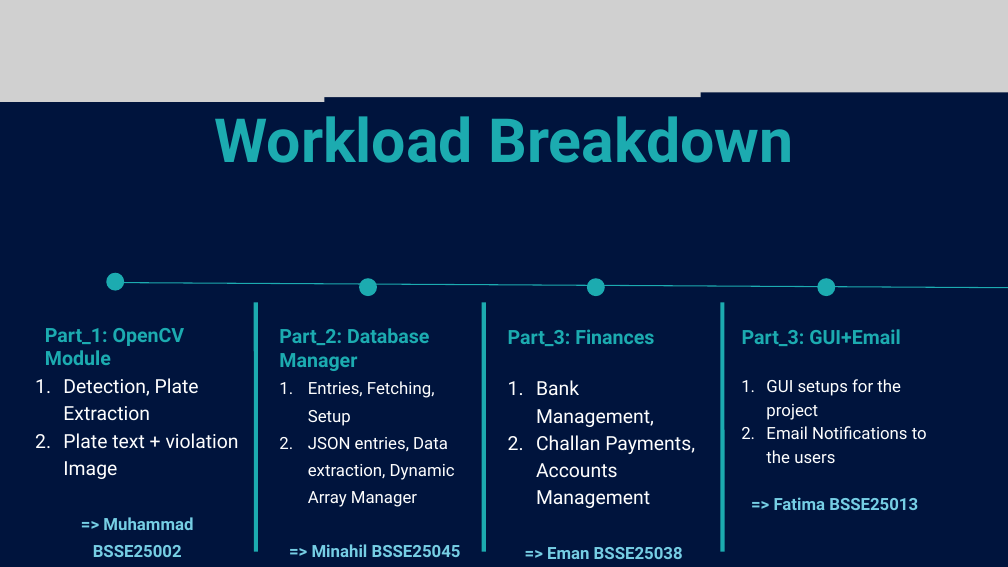
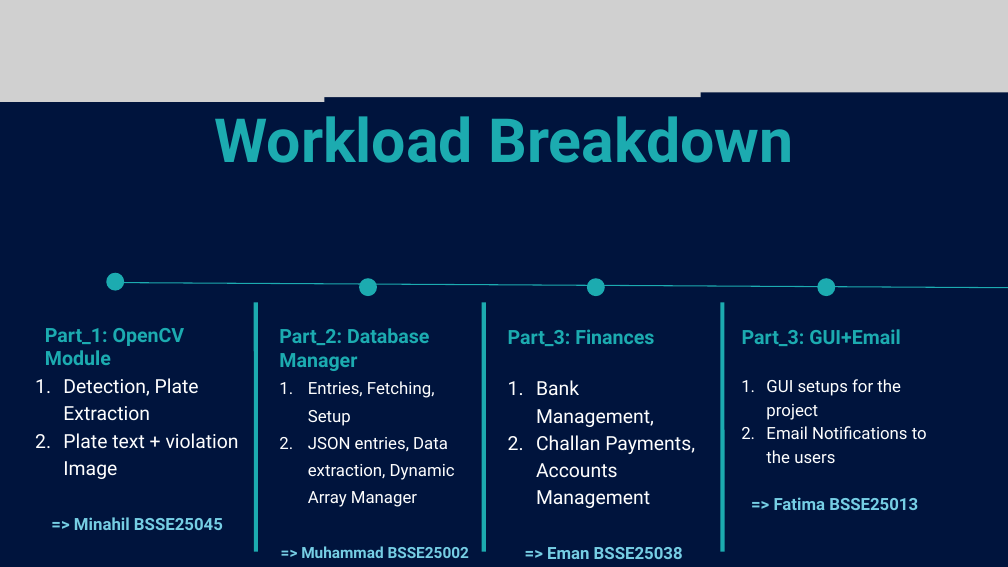
Before and after one commit to bsse25002/Pseudo-e-challan-System_Semester-Project-Group-D, a slide deck: slide 9 of Pseudo E-Challan System.pptx. Drawn at 1008x567 pixels with LibreOffice and Linux fonts; fonts in the diff are those of the drawing; grey boxes stand for pictures. Boxes give left, top, right and bottom in pixels: in the first picture for what was removed or moved away, otherwise in the second. Text is boxed around its words. In the diff, an @@ line names an element or a change of style, - is before the commit and + after.

```diff
--- a/Pseudo E-Challan System.pptx
+++ b/Pseudo E-Challan System.pptx
@@ text at (74, 517, 223, 530): text changed @@
-=> Muhammad BSSE25002
+=> Minahil BSSE25045
@@ text at (301, 546, 469, 558): text changed; size 24 to 22 pt @@
-=> Minahil BSSE25045
+=> Muhammad BSSE25002
```
Also in this commit, not shown: 6 other files.
